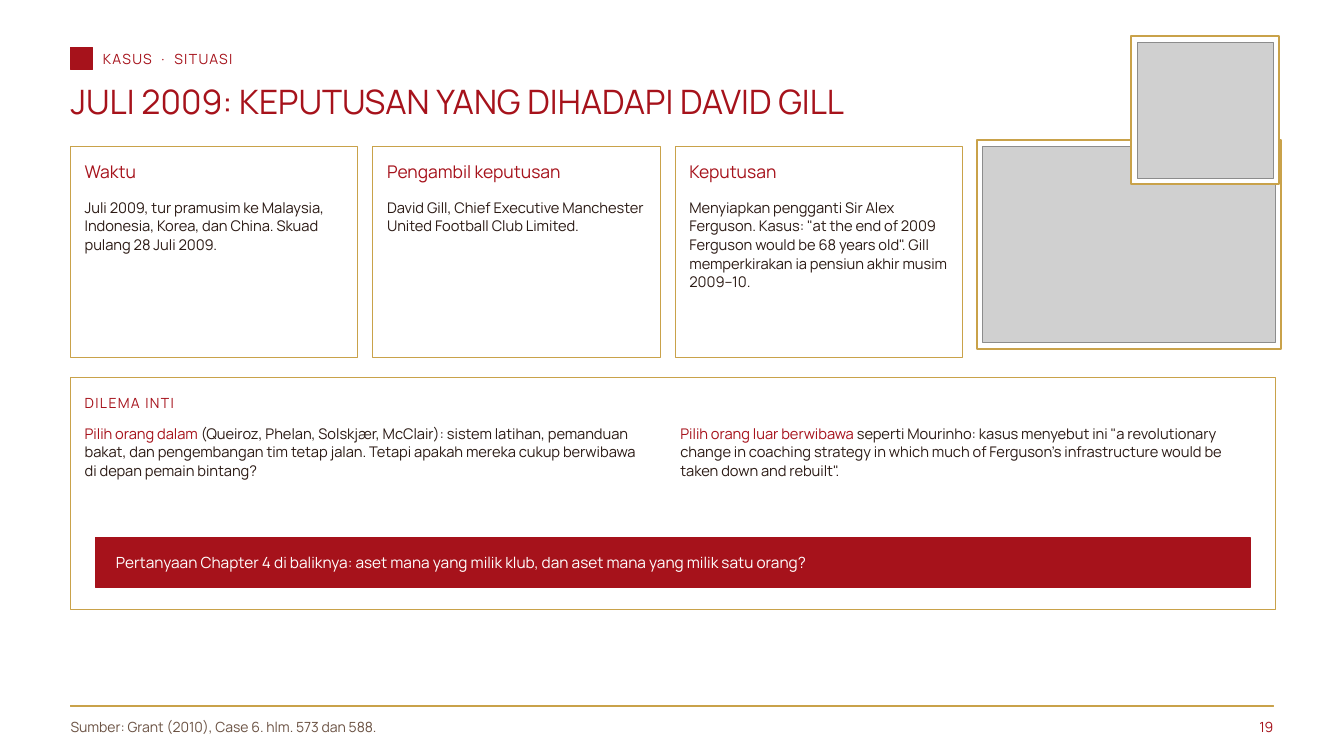
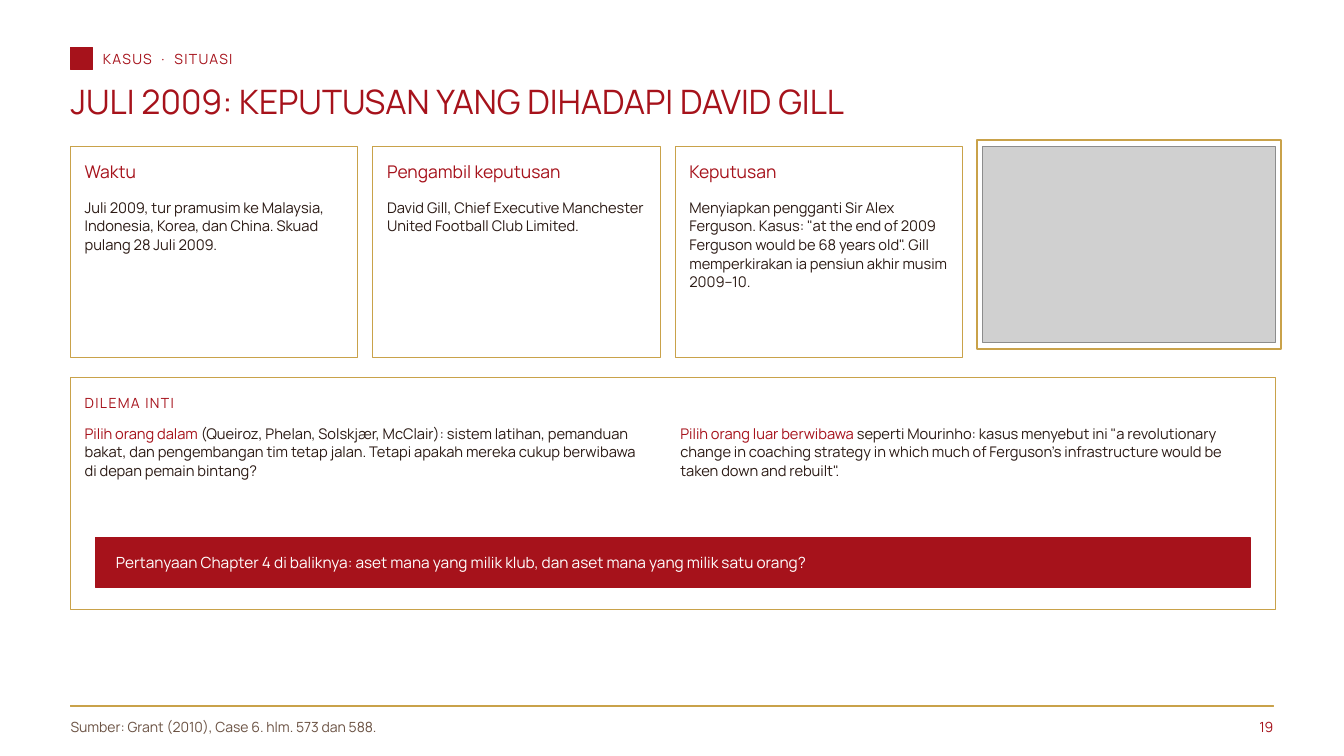
Before and after one commit to aslihabnuri/Dom-Manipulation, a slide deck: slide 19 of materi-strategic-management/presentasi/SMJKT_Group 4_Case Manchester United_tema cream.pptx. Drawn at 1344x756 pixels with LibreOffice and Linux fonts; fonts in the diff are those of the drawing; grey boxes stand for pictures; background and template pictures are left out. Boxes give left, top, right and bottom in pixels: in the first picture for what was removed or moved away, otherwise in the second. Text is boxed around its words. In the diff, an @@ line names an element or a change of style, - is before the commit and + after.

```diff
--- a/materi-strategic-management/presentasi/SMJKT_Group 4_Case Manchester United_tema cream.pptx
+++ b/materi-strategic-management/presentasi/SMJKT_Group 4_Case Manchester United_tema cream.pptx
@@ rectangle removed at (x1=1131, y1=36, x2=1279, y2=185) @@
@@ picture removed at (x1=1137, y1=42, x2=1273, y2=178) @@
```
Also in this commit, not shown: 36 other files.
